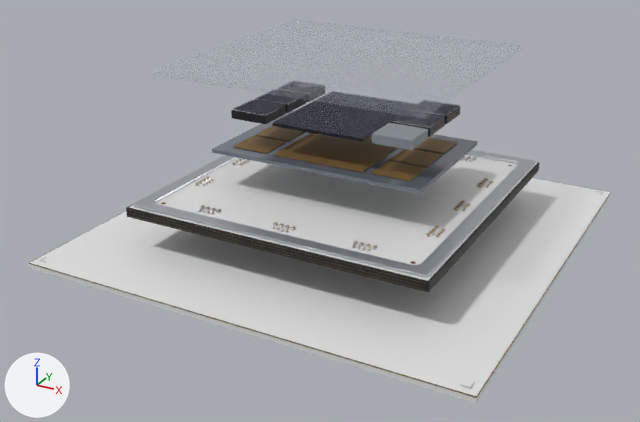
The Blender file tools/blender/compute-chip-h100.blend as it was, and as the next commit left it.
Rendered twice from a camera (50 mm lens) standing at (0.1031, -0.202, 0.1034) and looking at (-0.0028, -0.0095, 0.0072). The lights are fixed; the arrows at lower left show +X, +Y and +Z. The first picture is the older version.

The scene before the commit, as lines of its bpy script (objects in view):
```python
ob_reference_chip_h100_0000 = bpy.data.objects.new('REFERENCE_chip-h100_0000', me_mesh_0_003)
ob_reference_chip_h100_0000.parent = ob_technical_layout_reference_chip_h100
ob_reference_chip_h100_0000.location = (0.0, 0.0, -0.0008)
ob_reference_chip_h100_0004 = bpy.data.objects.new('REFERENCE_chip-h100_0004', me_mesh_4_003)
ob_reference_chip_h100_0004.parent = ob_technical_layout_reference_chip_h100
ob_reference_chip_h100_0004.location = (0.0, 0.0, 0.0237)
ob_reference_chip_h100_0016 = bpy.data.objects.new('REFERENCE_chip-h100_0016', me_mesh_16_003)
ob_reference_chip_h100_0016.parent = ob_technical_layout_reference_chip_h100
ob_reference_chip_h100_0016.location = (0.0, 0.0, 0.0)
# also in view: 'REFERENCE_chip-h100_0011' at (0.0, 0.0, 0.011); 'Package stiffener ring' at (0.0, 0.0, 0.0127); 'REFERENCE_chip-h100_0014' at (0.0, 0.0, 0.0333); 'REFERENCE_chip-h100_0015' at (0.0, 0.0, 0.047); 'REFERENCE_chip-h100_0002' at (0.0, 0.0, 0.023)
```
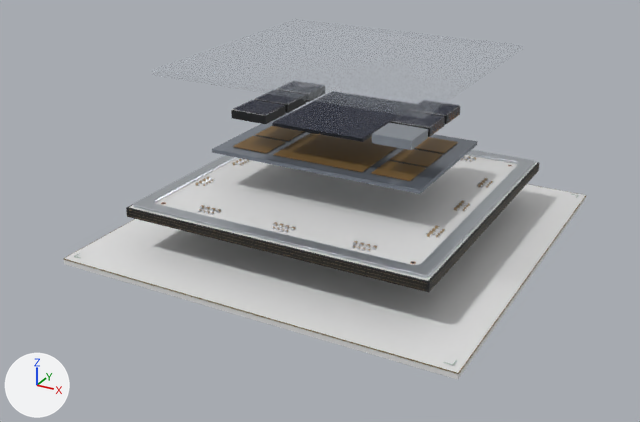
What differs and where, as boxes [x1, y1, x2, y2] in the pictures (640 x 422 px; the box of a moved part takes in the faces that stretch with it):
'REFERENCE_chip-h100_0000', rescaled (10% narrower, 13% shorter): before [29, 178, 610, 403]; after [64, 184, 586, 379]
'REFERENCE_chip-h100_0016', reshaped (10% narrower, 10% shorter): before [29, 165, 611, 398]; after [63, 165, 586, 374]
part 2 of me_mesh_16_003, moved or reshaped: before [29, 213, 122, 263]; after [63, 219, 135, 259]
part 3 of me_mesh_16_003, moved or reshaped: before [29, 263, 476, 398]; after [64, 259, 458, 374]
part 4 of me_mesh_16_003, moved or reshaped: before [476, 192, 611, 398]; after [458, 196, 586, 374]

The change, as a list of edits to the scene's bpy script:
```text
Change me_mesh_0_003:
    used by ob_reference_chip_h100_0000; parent = ob_technical_layout_reference_chip_h100; location = (0.0, 0.0, -0.0008)
    remove me_mesh_0_003.from_pydata(...)  # 8 vertices, 12 faces; spans x -0.06..0.06, y -0.06..0.06, z -0.0008..0.0008
    add me_mesh_0_003.from_pydata(...)  # 8 vertices, 12 faces; spans x -0.054..0.054, y -0.054..0.054, z -0.0008..0.0008
    me_mesh_0_003 part 1: the whole mesh is scaled about its middle by (0.9, 0.9, 1)
Change me_mesh_16_003:
    used by ob_reference_chip_h100_0016; parent = ob_technical_layout_reference_chip_h100; location = (0.0, 0.0, 0.0)
    remove me_mesh_16_003.from_pydata(...)  # 128 vertices, 192 faces; spans x -0.0601..0.0601, y -0.0601..0.0601, z -0.0002..0.0118
    add me_mesh_16_003.from_pydata(...)  # 128 vertices, 192 faces; spans x -0.0541..0.0541, y -0.0541..0.0541, z -0.0002..0.0118
    me_mesh_16_003 part 2: the loose piece of 8 vertices spanning x -0.0601..-0.0599, y -0.06..0.06, z -0.0002..0.0 is scaled about its middle by (1, 0.9, 1), then moved by (0.006, 0.0, 0.0)
    me_mesh_16_003 part 3: the loose piece of 8 vertices spanning x -0.06..0.06, y -0.0601..-0.0599, z -0.0002..0.0 is scaled about its middle by (0.9, 1, 1), then moved by (0.0, 0.006, 0.0)
    me_mesh_16_003 part 4: the loose piece of 8 vertices spanning x 0.0599..0.0601, y -0.06..0.06, z -0.0002..0.0 is scaled about its middle by (1, 0.9, 1), then moved by (-0.006, 0.0, 0.0)
    other edits to the shape of me_mesh_16_003 do not show in these pictures
```
